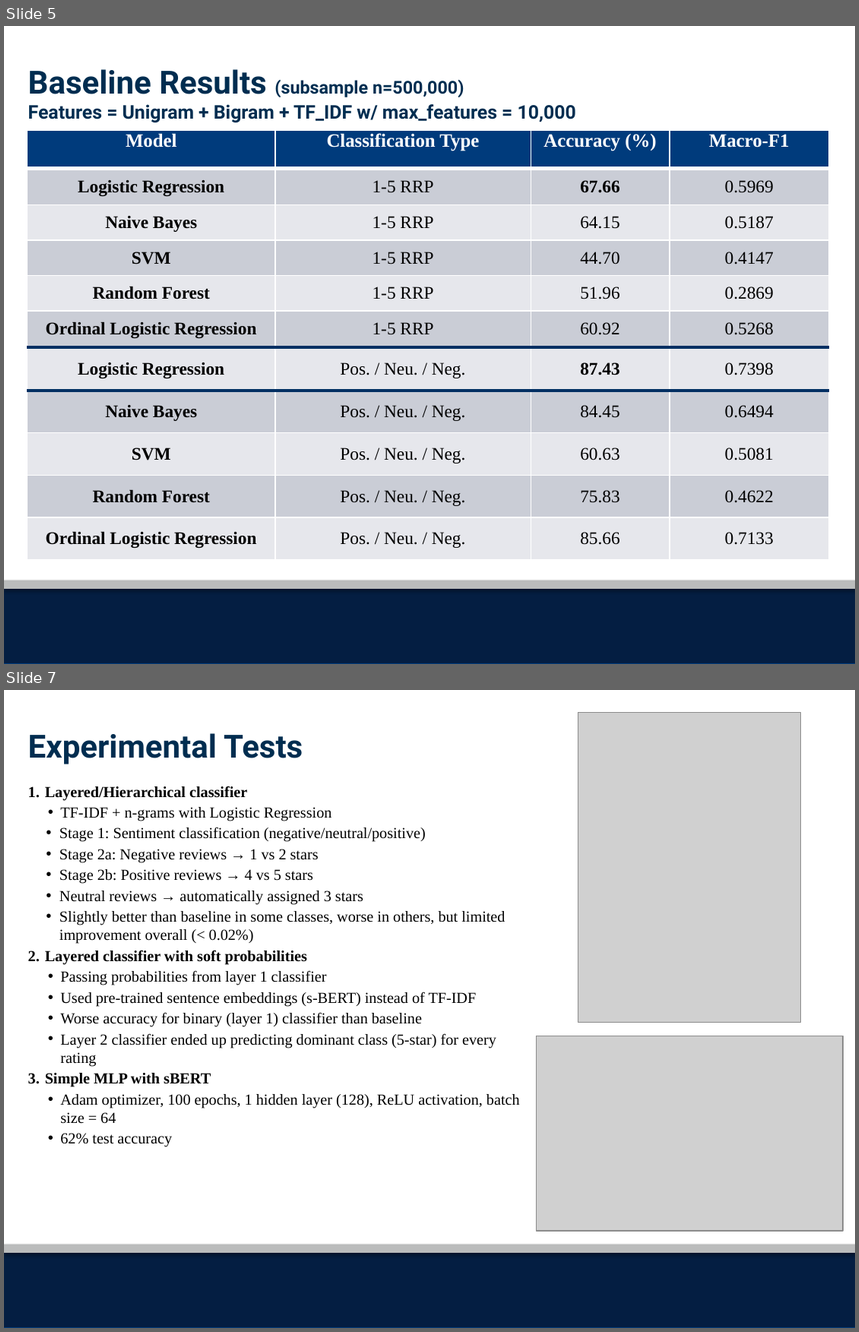
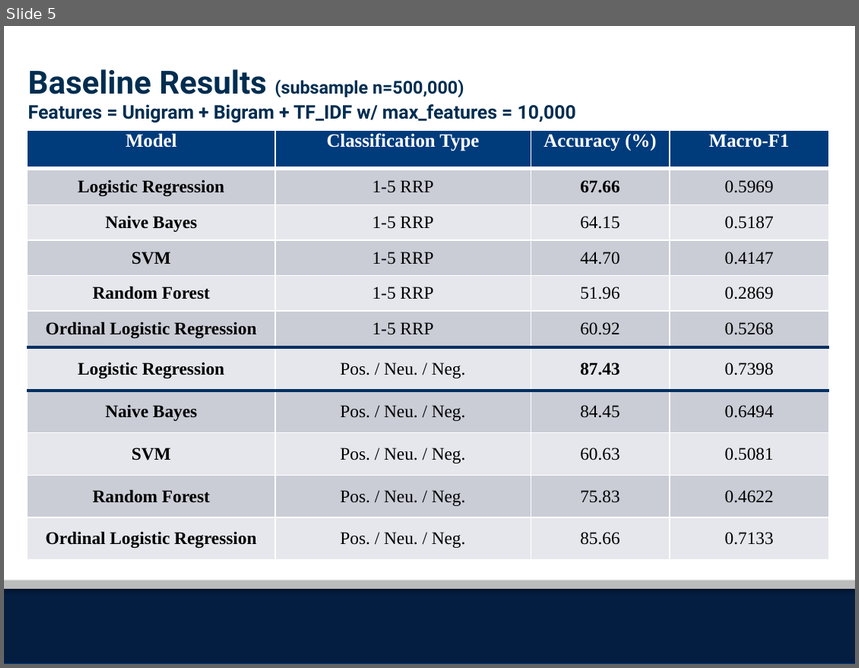
Before and after one commit to julia-sober/COSC-5540-Yelp-Review-Sentiment-Analysis, a slide deck: Phase2-Project-Proposal/Presentation/ACTUAL_FINAL_PRESENTATIONv2.pptx. Shown one above the other, each under a label of ours: slides 5 and 7 before the commit, slide 5 after it; the slides between them are not shown. The pictures are 859x1332 and 859x668 pixels, drawn with LibreOffice and Linux fonts; fonts in the diff are those of the drawing; grey boxes stand for pictures; background and template pictures are left out. Boxes give left, top, right and bottom in pixels: in the first picture for what was removed or moved away, otherwise in the second. Text is boxed around its words. In the diff, an @@ line names an element or a change of style, - is before the commit and + after.

```diff
--- a/Phase2-Project-Proposal/Presentation/ACTUAL_FINAL_PRESENTATIONv2.pptx
+++ b/Phase2-Project-Proposal/Presentation/ACTUAL_FINAL_PRESENTATIONv2.pptx
@@ slide 7 removed at (4,690,855,1328), background #FFFFFF; not listed: 2 template elements that a slide beside it also shows @@
@@ title removed at (28,733,303,764) @@
-Experimental Tests
@@ picture removed at (579,713,800,1023) @@
@@ text removed at (45,786,520,1148) @@
-1. Layered/Hierarchical classifier
-  • TF-IDF + n-grams with Logistic Regression
-  • Stage 1: Sentiment classification (negative/neutral/positive)
-  • Stage 2a: Negative reviews → 1 vs 2 stars
-  • Stage 2b: Positive reviews → 4 vs 5 stars
-  • Neutral reviews → automatically assigned 3 stars
-  • Slightly better than baseline in some classes, worse in others, but limited improvement overall (< 0.02%)
-2. Layered classifier with soft probabilities
-  • Passing probabilities from layer 1 classifier
-  • Used pre-trained sentence embeddings (s-BERT) instead of TF-IDF
-  • Worse accuracy for binary (layer 1) classifier than baseline
-  • Layer 2 classifier ended up predicting dominant class (5-star) for every rating
-3. Simple MLP with sBERT
-  • Adam optimizer, 100 epochs, 1 hidden layer (128), ReLU activation, batch size = 64
-  • 62% test accuracy
@@ picture removed at (536,1036,843,1230) @@
```
Also in this commit, not shown: 2 slides changed, 1 slide added, 1 other slide removed, 5 other files.
